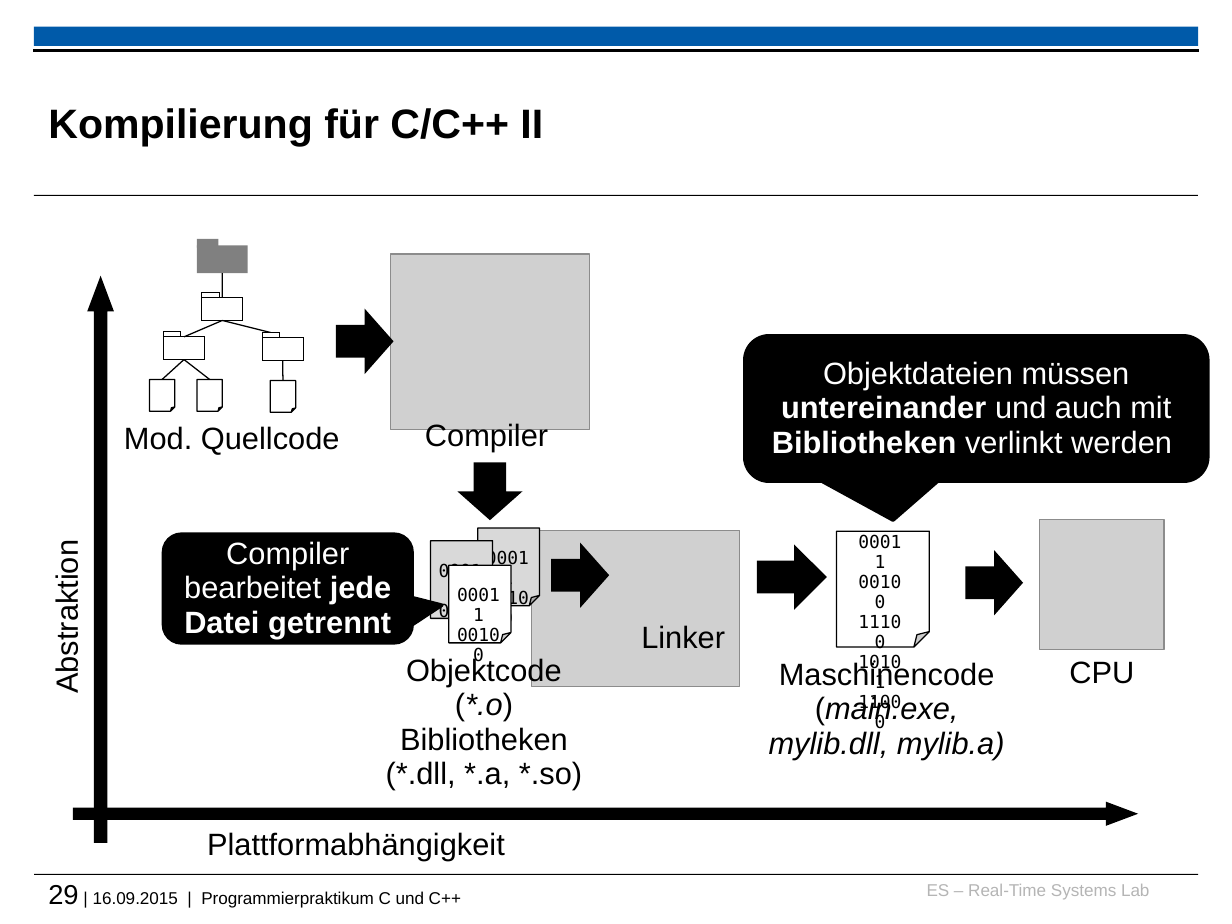
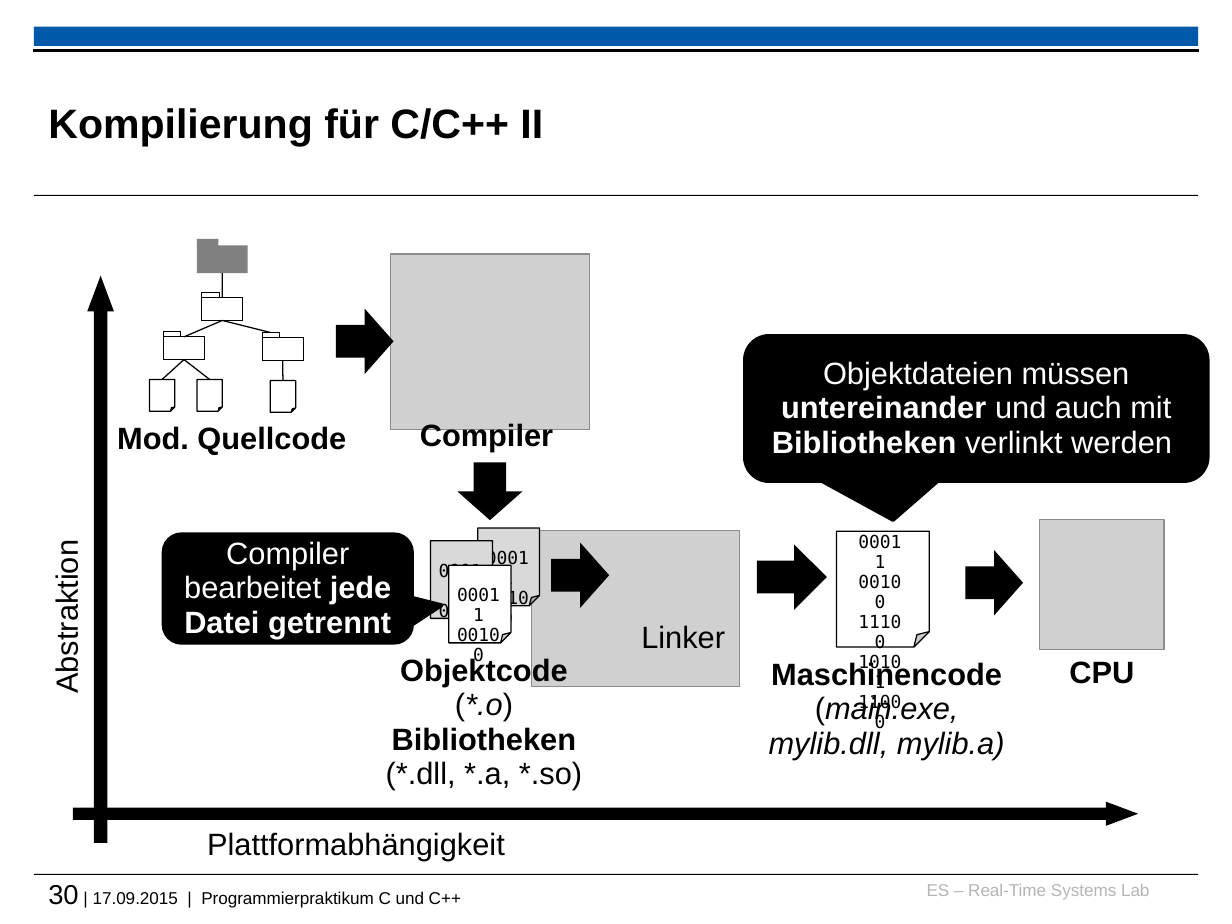
Before and after one commit to h82k/tud-cppp, a slide deck: slide 30 of cppp_lecture.pptx (slide 29 before the commit). Drawn at 1232x924 pixels with LibreOffice and Linux fonts; fonts in the diff are those of the drawing; grey boxes stand for pictures; background and template pictures are left out. Boxes give left, top, right and bottom in pixels: in the first picture for what was removed or moved away, otherwise in the second. Text is boxed around its words. In the diff, an @@ line names an element or a change of style, - is before the commit and + after.

```diff
--- a/cppp_lecture.pptx
+++ b/cppp_lecture.pptx
@@ bold on in 3 elements at bbox=[1069, 661, 1134, 684], bbox=[420, 423, 553, 452], bbox=[117, 426, 346, 455] @@
@@ text "Mod. Quellcode": place and size @@
-text "Mod. Quellcode" at bbox=[124, 426, 340, 455]
+text "Mod. Quellcode" at bbox=[117, 426, 346, 455]
@@ text at bbox=[386, 656, 582, 790]: bold on in "Objektcode", "Bibliotheken" @@
@@ text "Maschinencode (main.exe, mylib.dll, mylib.a)" at bbox=[769, 661, 1005, 759]: bold on in "Maschinencode" @@
@@ text at bbox=[48, 885, 461, 908]: text changed @@
-29 | 16.09.2015 | Programmierpraktikum C und C++
+30 | 17.09.2015 | Programmierpraktikum C und C++
```
Also in this commit, not shown: 6 other slides changed, 3 slides added, 1 slide removed, 1 other file.
